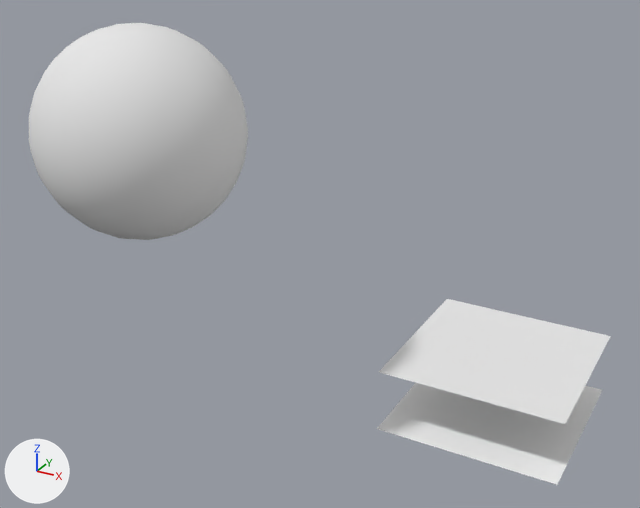
What one commit did to the COLLADA model Lab1/Effects/Document1.dae.
Rendered twice from a camera (50 mm lens) standing at (2.4, -8.47, 5.68) and looking at (-1.62, -1.17, 2.03). Arrows for +X, +Y and +Z are at lower left; the lights stay in place. Where no turn or scale is listed for an object, it has been applied to the vertices.

Objects in the first picture: 'Node', 'Node2', 'Node4'.
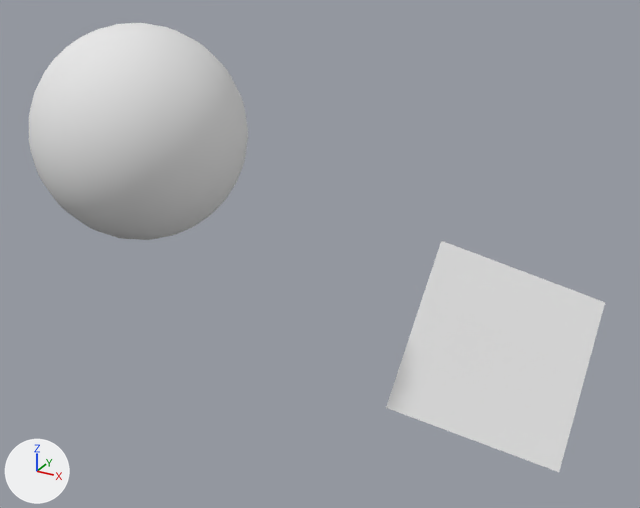
What differs and where, as boxes (x1, y1, x2, y2) in the pictures (640 x 508 px):
```json
{"object": "Node4", "change": "turned", "before": [379, 299, 611, 424], "after": [386, 241, 605, 472]}
{"object": "Node", "change": "deleted", "before": [377, 383, 602, 485]}
```

Edits to the scene script, one JSON object a line:
```json
{"op": "set", "path": "ob_node4.rotation_euler", "old": "(0.0, 0.0, 0.0)", "new": "(0.865, 0.334, 0.367)", "note": "degrees (0, 0, 0) -> degrees (50, 19, 21)"}
{"op": "remove", "block": "ob_node", "code": ["ob_node = bpy.data.objects.new('Node', me_plane2)", "ob_node.location = (0.0, 0.0, 0.0)"]}
```
